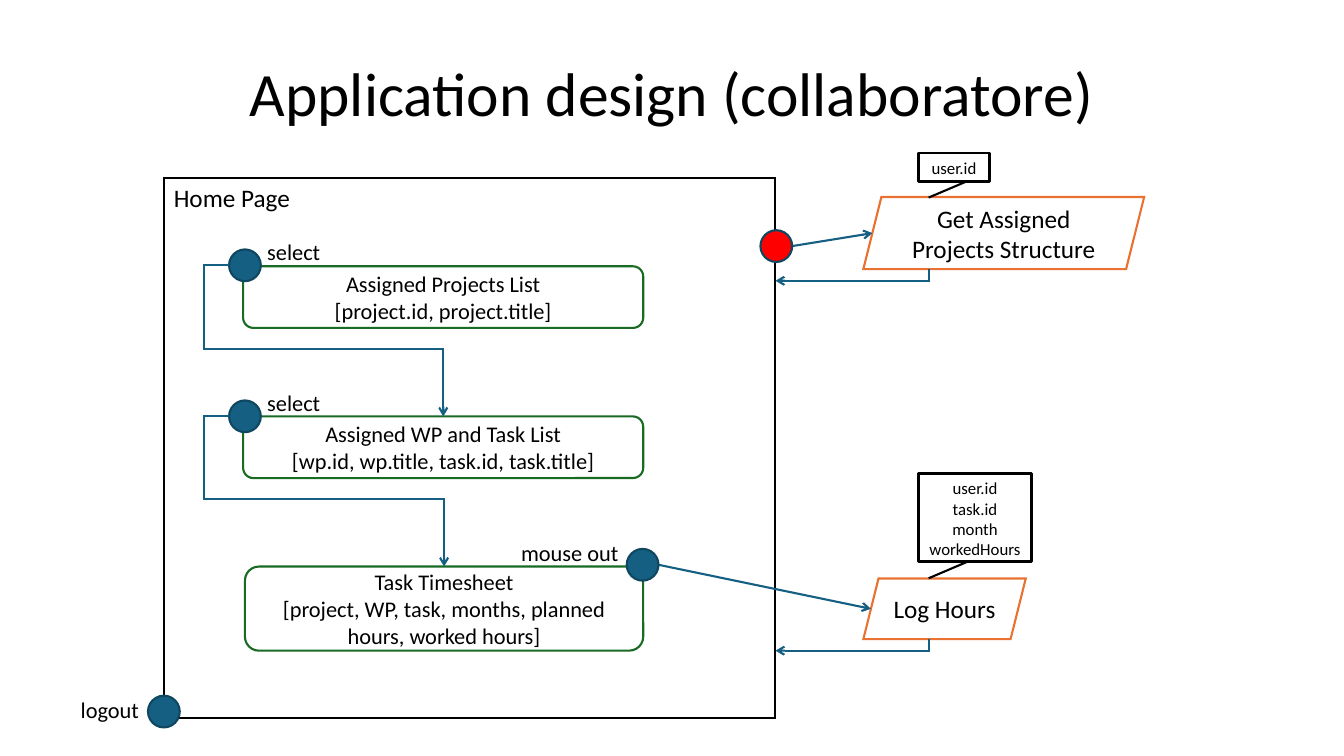
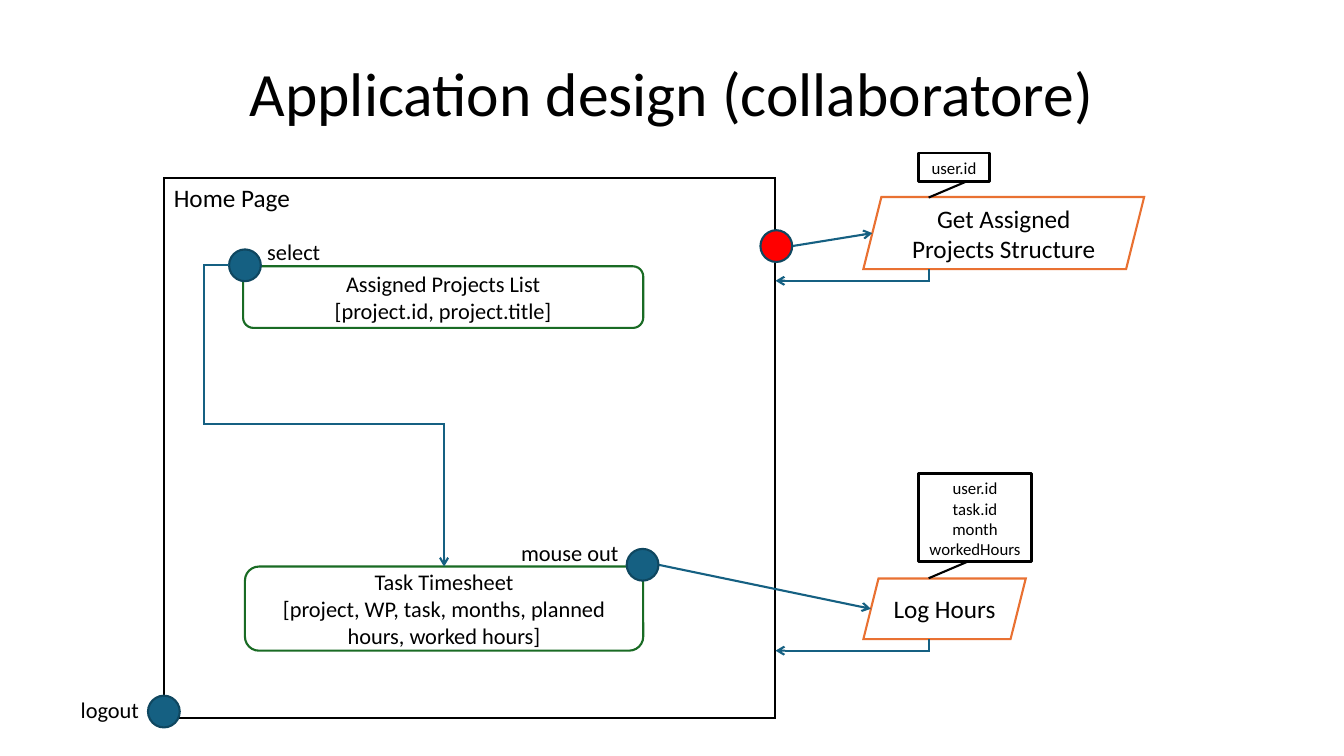
Before and after one commit to gilbertobrambilla/tiw-2026-html, a slide deck: slide 32 of docs/TIW_documentazione.pptx. Drawn at 1344x756 pixels with LibreOffice and Linux fonts; fonts in the diff are those of the drawing. Boxes give left, top, right and bottom in pixels: in the first picture for what was removed or moved away, otherwise in the second. Text is boxed around its words. In the diff, an @@ line names an element or a change of style, - is before the commit and + after.

```diff
--- a/docs/TIW_documentazione.pptx
+++ b/docs/TIW_documentazione.pptx
@@ elbow arrow moved from (229, 265) - (444, 416) to (229, 265) - (445, 567) @@
@@ elbow arrow removed from (229, 416) to (445, 567) @@
@@ ellipse removed at (229, 400, 260, 432) @@
@@ rounded rectangle removed at (243, 416, 643, 478) @@
-Assigned WP and Task List
-[wp.id, wp.title, task.id, task.title]
@@ text removed at (267, 395, 320, 417) @@
-select
```
Also in this commit, not shown: 1 other slide changed, 4 slides added, 2 slides removed.
